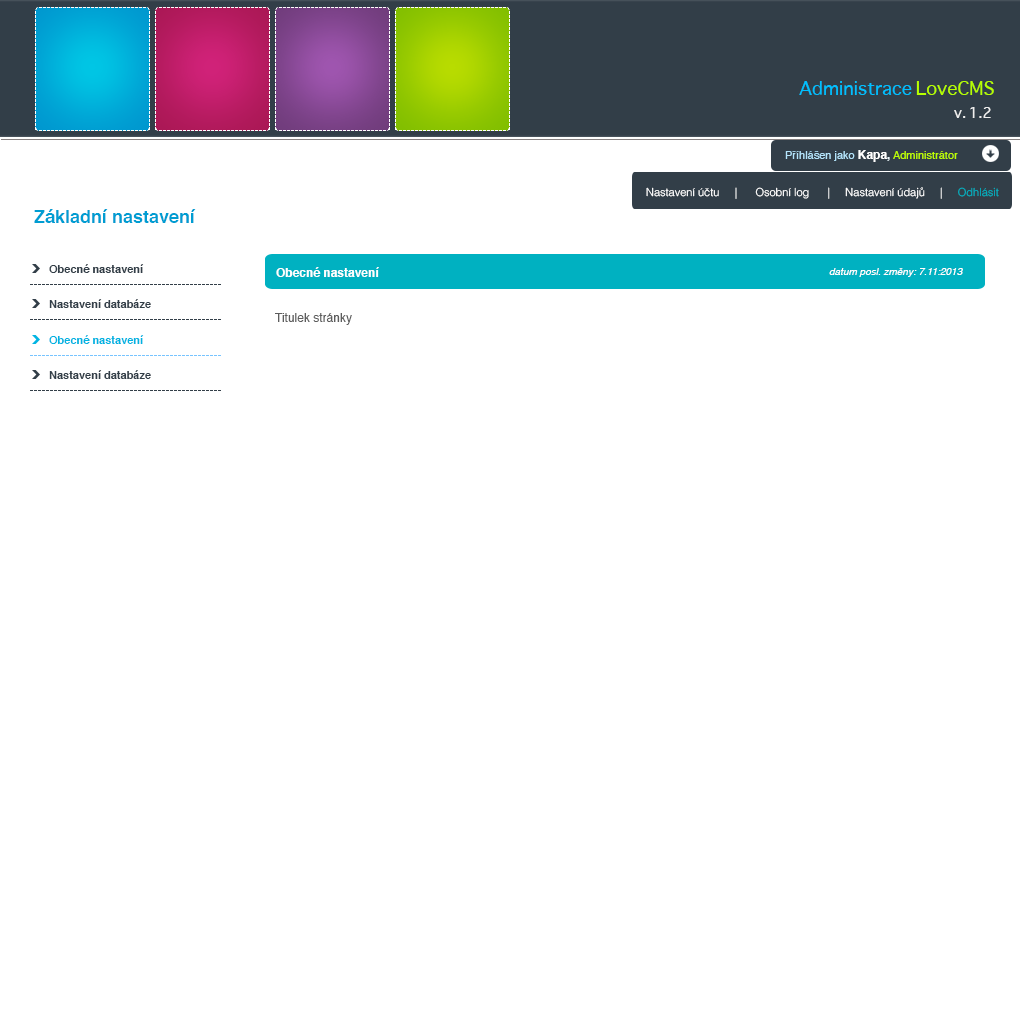
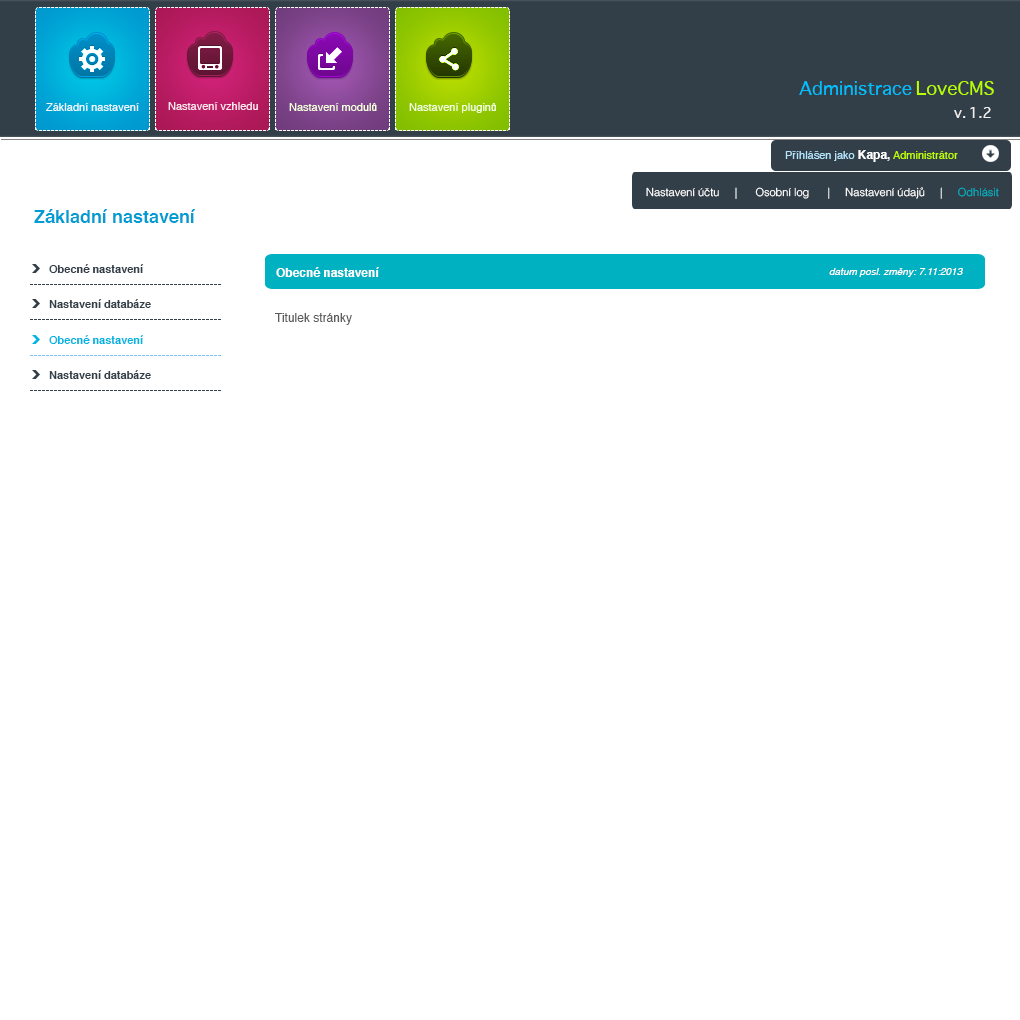
Before/after of a 1020 x 1020 layered artwork. What changed in the layer stack:
added group "template" with 66 layers above "Background" over box(46, 31, 496, 113)
moved "content" into group "template" over box(46, 102, 496, 113)
renamed "Group 1" to "header", moved it into group "template" over box(46, 31, 496, 113)
showed "Nastavení vzhledu" over box(168, 102, 258, 110)
showed "1383837397_Youtube_TV" over box(186, 31, 234, 79)
showed "Nastavení modulů" over box(289, 103, 377, 111)
showed "1383847719_Import" over box(306, 32, 354, 80)
showed "Nastavení pluginů" over box(409, 103, 496, 113)
showed "Layer 4" over box(425, 32, 473, 80)
showed "Základní nastavení" (2nd of 2, in "template" › "header" › "button_basic") over box(46, 103, 139, 111)
showed "1383831929_Setup" over box(68, 32, 116, 80)
